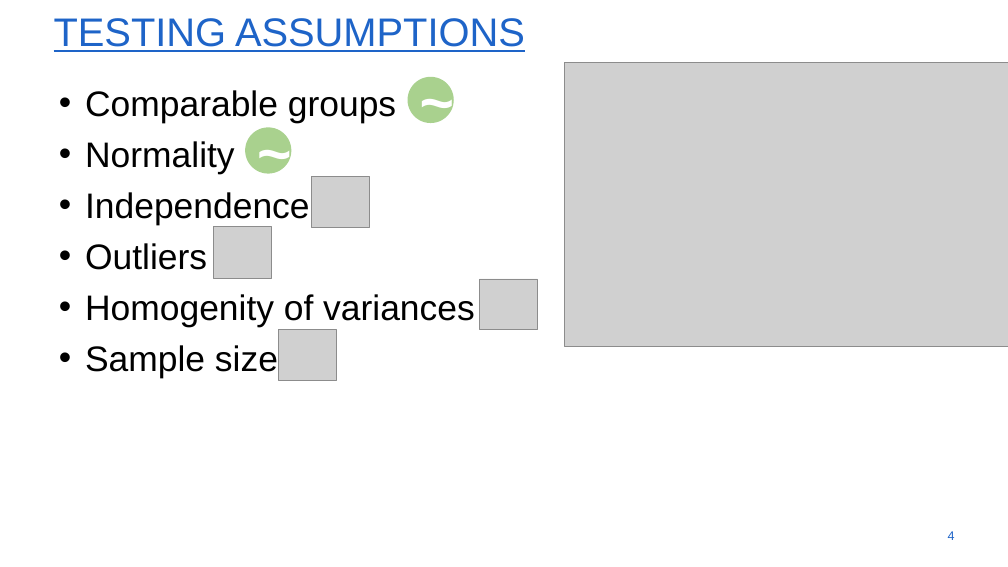
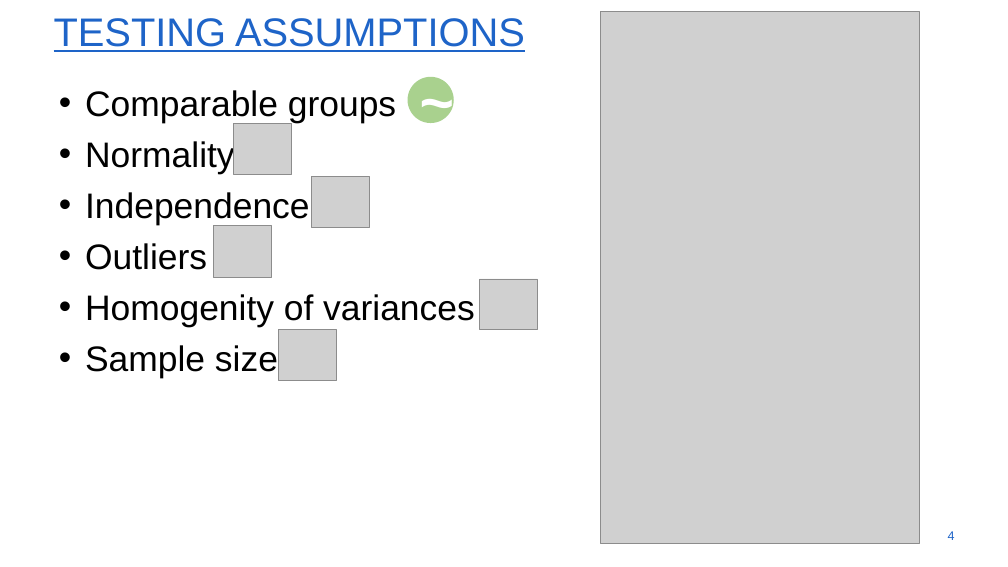
Before and after one commit to laurensprinstat/project_prinstat, a slide deck: slide 4 of prinstat_proj_pres_volledig.pptx. Drawn at 1008x567 pixels with LibreOffice and Linux fonts; fonts in the diff are those of the drawing; grey boxes stand for pictures; background and template pictures are left out. Boxes give left, top, right and bottom in pixels: in the first picture for what was removed or moved away, otherwise in the second. Text is boxed around its words. In the diff, an @@ line names an element or a change of style, - is before the commit and + after.

```diff
--- a/prinstat_proj_pres_volledig.pptx
+++ b/prinstat_proj_pres_volledig.pptx
@@ picture added at (600,12,919,543) @@
@@ picture removed at (565,62,1008,346) @@
@@ picture added at (233,123,291,174) @@
@@ ellipse removed at (245,128,291,174) @@
-~
```
Also in this commit, not shown: 1 other slide changed.
